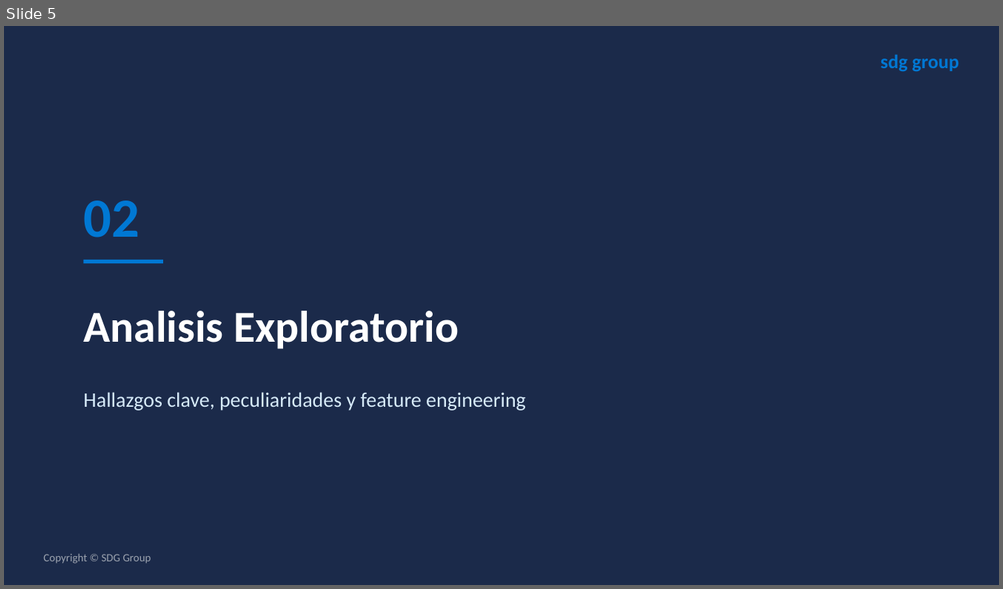
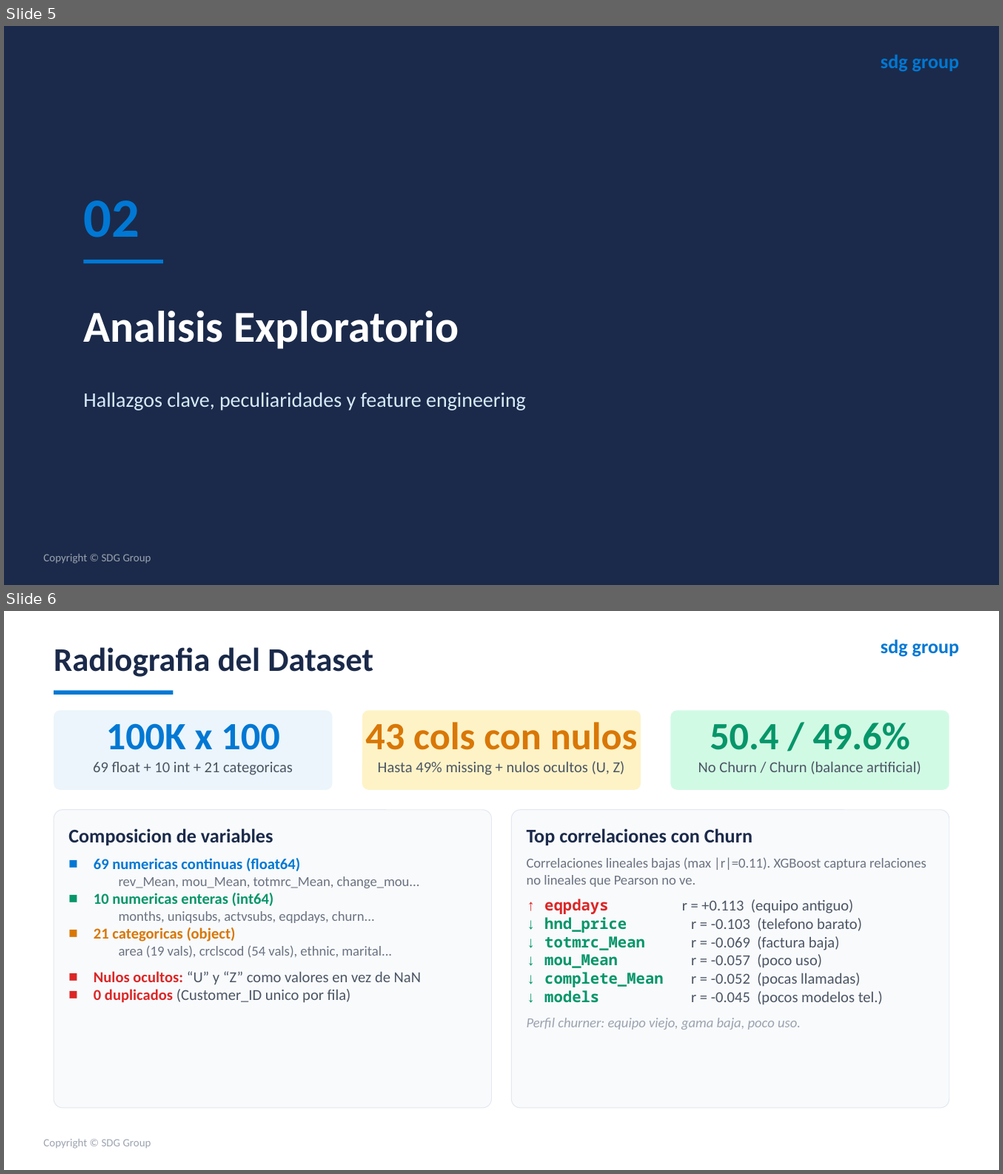
Before and after one commit to TomasUrban0/AI_Test_SDG, a slide deck: Presentacion_Churn_SDG.pptx. Shown one above the other, each under a label of ours: slide 5 before the commit, slides 5 and 6 after it. The pictures are 1003x589 and 1003x1174 pixels, drawn with LibreOffice and Linux fonts; fonts in the diff are those of the drawing. Boxes give left, top, right and bottom in pixels: in the first picture for what was removed or moved away, otherwise in the second. Text is boxed around its words. In the diff, an @@ line names an element or a change of style, - is before the commit and + after.

Commit message:
v5.6
ADDING NEW SLIDE

```diff
--- a/Presentacion_Churn_SDG.pptx
+++ b/Presentacion_Churn_SDG.pptx
@@ slide 6 added at <box>4,611,999,1170</box>, background #FFFFFF @@
@@ text added at <box>54,647,373,677</box>, 24 pt, text #1B2A4A, bold @@
+Radiografia del Dataset
@@ text added at <box>880,639,959,657</box>, 14 pt, text #0078D4, bold @@
+sdg group
@@ rectangle added at <box>54,691,173,695</box>, fill #0078D4 @@
@@ rounded rectangle added at <box>54,710,333,790</box>, fill #EBF5FB @@
@@ rounded rectangle added at <box>362,710,640,790</box>, fill #FEF3C7 @@
@@ rounded rectangle added at <box>670,710,949,790</box>, fill #D1FAE5 @@
@@ text added at <box>106,723,279,750</box>, 28 pt, text #0078D4, bold @@
+100K x 100
@@ text added at <box>365,722,637,750</box>, 28 pt, text #D97706, bold @@
+43 cols con nulos
@@ text added at <box>709,723,910,750</box>, 28 pt, text #059669, bold @@
+50.4 / 49.6%
@@ text added at <box>93,762,293,775</box>, 11 pt, text #4B5563 @@
+69 float + 10 int + 21 categoricas
@@ text added at <box>378,761,625,775</box>, 11 pt, text #4B5563 @@
+Hasta 49% missing + nulos ocultos (U, Z)
@@ text added at <box>698,761,921,775</box>, 11 pt, text #4B5563 @@
+No Churn / Churn (balance artificial)
@@ rounded rectangle added at <box>54,810,492,1108</box>, fill #F8FAFC, outline #E2E8F0 0.5 pt @@
@@ rounded rectangle added at <box>511,810,949,1108</box>, fill #F8FAFC, outline #E2E8F0 0.5 pt @@
@@ text added at <box>68,829,273,846</box>, 14 pt, text #1B2A4A, bold @@
+Composicion de variables
@@ text added at <box>526,829,752,846</box>, 14 pt, text #1B2A4A, bold @@
+Top correlaciones con Churn
@@ text added at <box>94,858,421,1003</box>, 11 pt, text #6B7280 @@
+■ 69 numericas continuas (float64)
+rev_Mean, mou_Mean, totmrc_Mean, change_mou...
+■ 10 numericas enteras (int64)
+months, uniqsubs, actvsubs, eqpdays, churn...
+■ 21 categoricas (object)
+area (19 vals), crclscod (54 vals), ethnic, marital...
+■ Nulos ocultos: “U” y “Z” como valores en vez de NaN
+■ 0 duplicados (Customer_ID unico por fila)
@@ text added at <box>526,857,926,1030</box>, 11 pt, text #4B5563 @@
+Correlaciones lineales bajas (max |r|=0.11). XGBoost captura relaciones no lineales que Pearson no ve.
+↑ eqpdays r = +0.113 (equipo antiguo)
+↓ hnd_price r = -0.103 (telefono barato)
+↓ totmrc_Mean r = -0.069 (factura baja)
+↓ mou_Mean r = -0.057 (poco uso)
+↓ complete_Mean r = -0.052 (pocas llamadas)
+↓ models r = -0.045 (pocos modelos tel.)
+Perfil churner: equipo viejo, gama baja, poco uso.
@@ text added at <box>43,1139,151,1149</box>, 8 pt, text #9CA3AF @@
+Copyright © SDG Group
```
